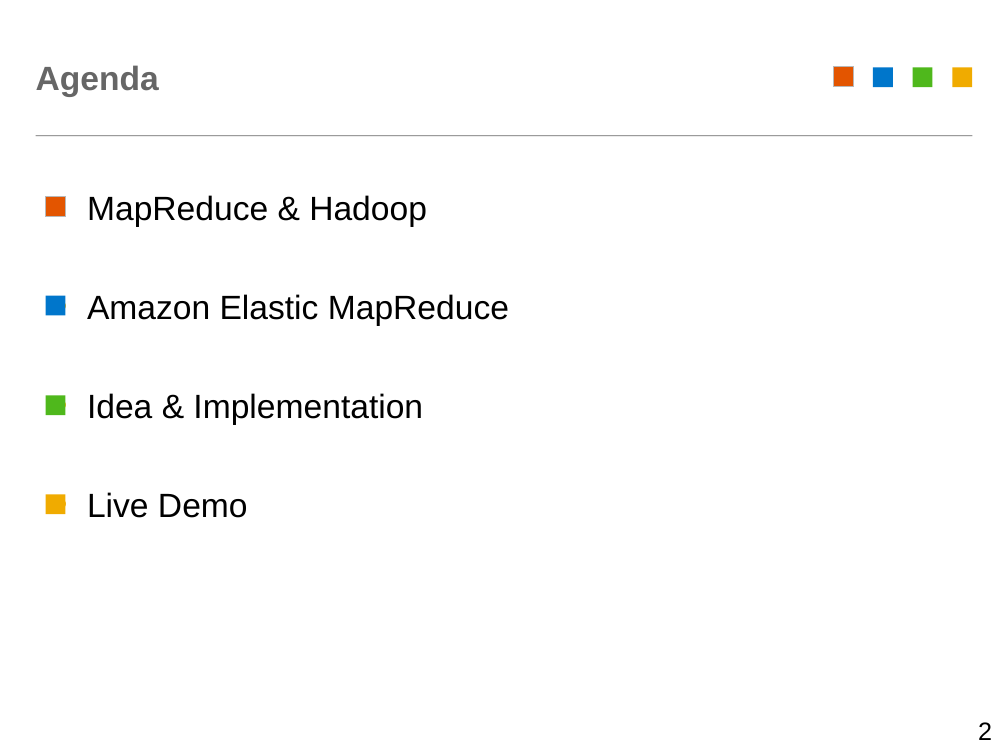
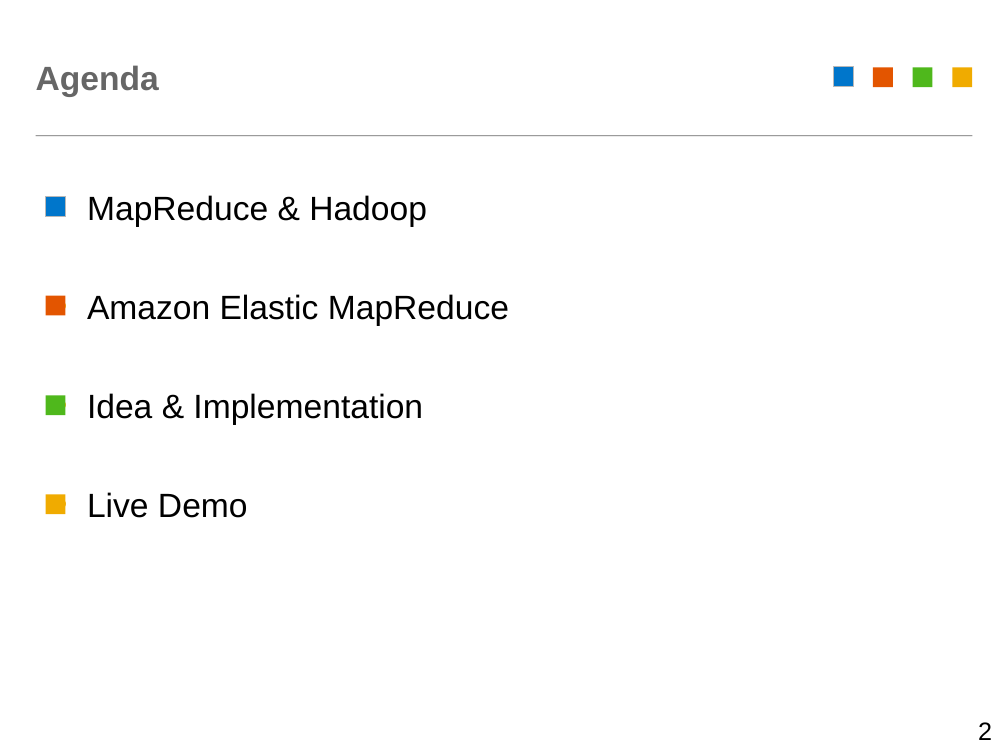
Before and after one commit to YarnSeemannsgarn/University_Innsbruck-Advanced_Distributed_and_Parallel_Systems-Homework_8, a slide deck: slide 2 of docs/presentation/map-reduce-povray.odp. Drawn at 1008x756 pixels with LibreOffice and Linux fonts; fonts in the diff are those of the drawing. Boxes give left, top, right and bottom in pixels: in the first picture for what was removed or moved away, otherwise in the second. Text is boxed around its words. In the diff, an @@ line names an element or a change of style, - is before the commit and + after.

Commit message:
Change colors in presentation

```diff
--- a/docs/presentation/map-reduce-povray.odp
+++ b/docs/presentation/map-reduce-povray.odp
@@ rectangle at [834,67,854,87]: fill #E35500 to #0076CB @@
@@ rectangle at [873,68,893,88]: fill #0076CB to #E35500 @@
@@ rectangle at [45,197,66,217]: fill #E35500 to #0076CB @@
@@ rectangle at [45,295,66,316]: fill #0076CB to #E35500 @@
```
Also in this commit, not shown: 9 other slides changed, 1 other file.
